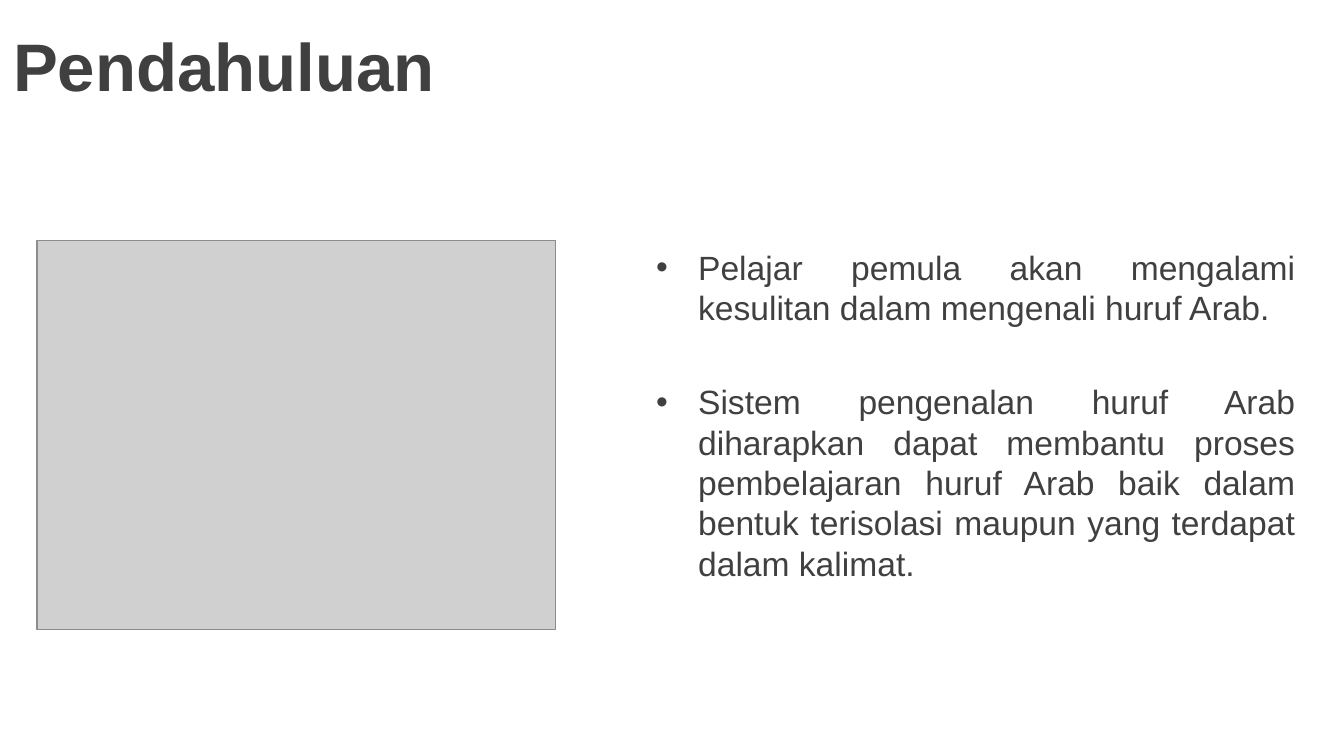
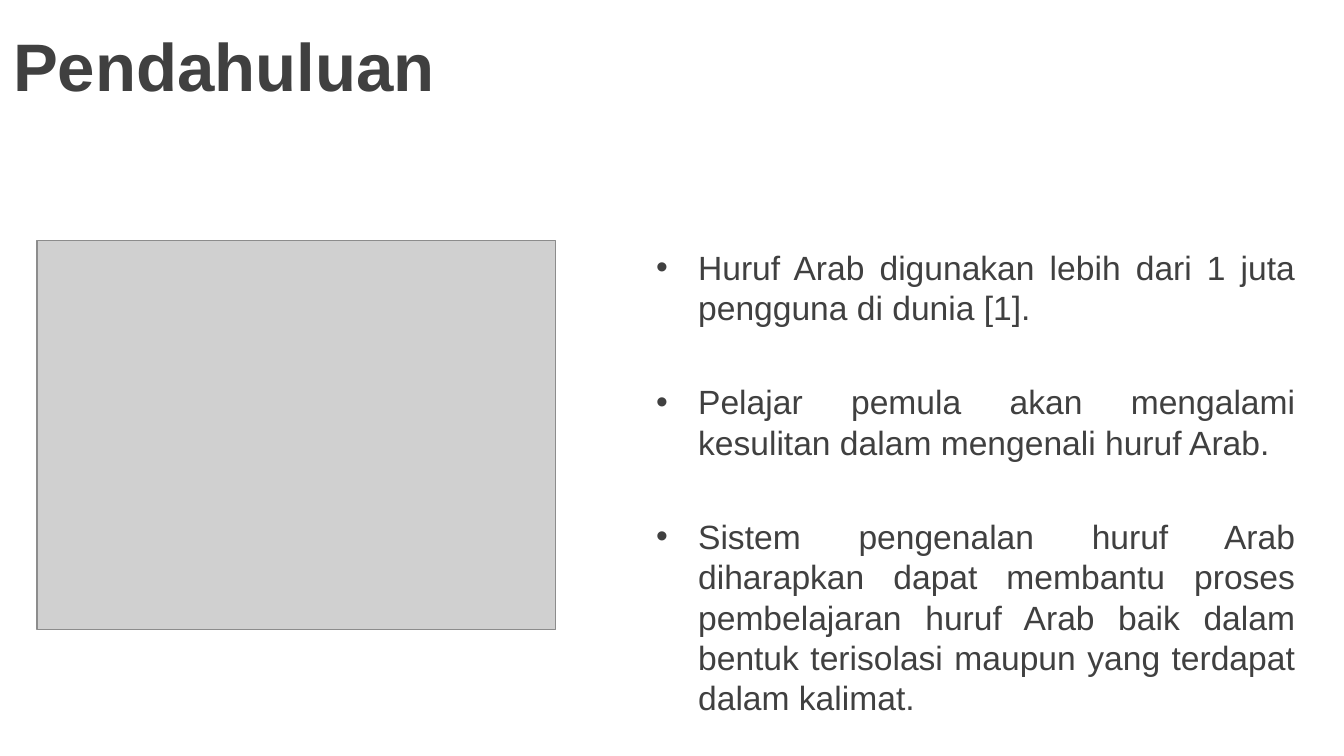
Before and after one commit to ainawind27/arabicocr-data, a slide deck: slide 2 of 1. presentasi/SEMINAR TESIS II/Green-abstract-background-and-squares-PowerPoint-Templates-Widescreen.pptx. Drawn at 1344x756 pixels with LibreOffice and Linux fonts; fonts in the diff are those of the drawing; grey boxes stand for pictures; background and template pictures are left out. Boxes give left, top, right and bottom in pixels: in the first picture for what was removed or moved away, otherwise in the second. Text is boxed around its words. In the diff, an @@ line names an element or a change of style, - is before the commit and + after.

```diff
--- a/1. presentasi/SEMINAR TESIS II/Green-abstract-background-and-squares-PowerPoint-Templates-Widescreen.pptx
+++ b/1. presentasi/SEMINAR TESIS II/Green-abstract-background-and-squares-PowerPoint-Templates-Widescreen.pptx
@@ text at [698,255,1295,327]: paragraph added @@
+• Huruf Arab digunakan lebih dari 1 juta pengguna di dunia [1].
```
Also in this commit, not shown: 8 other slides changed, 22 slides added, 47 other files.
